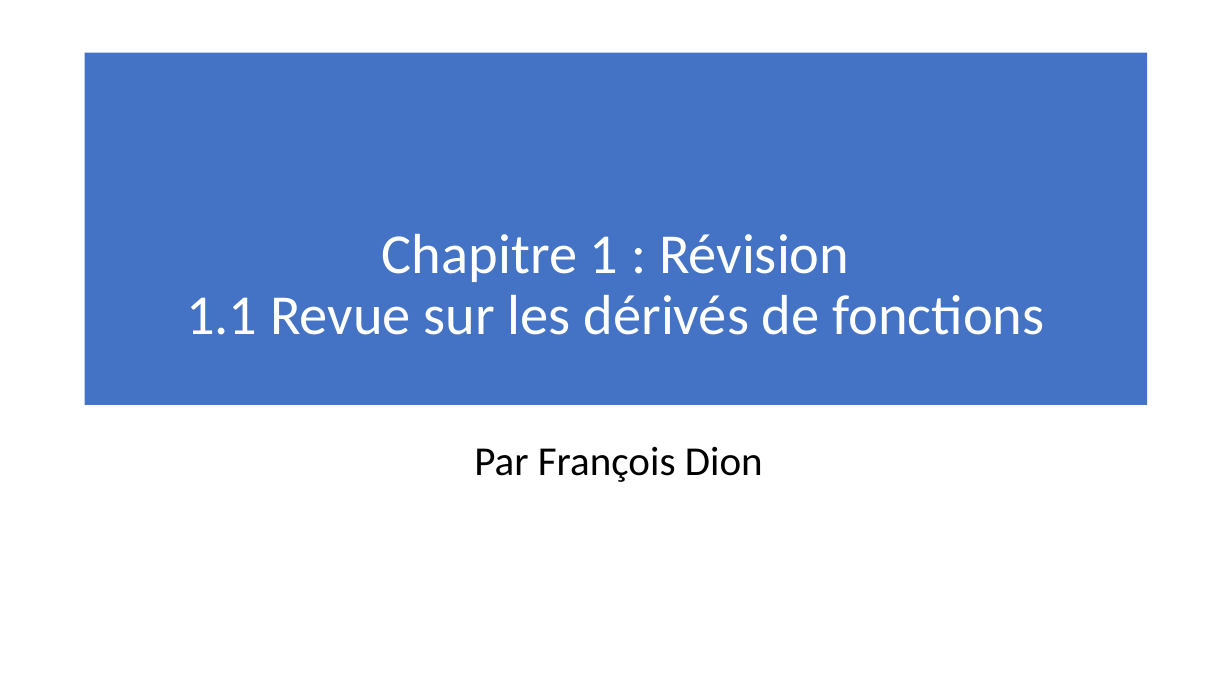
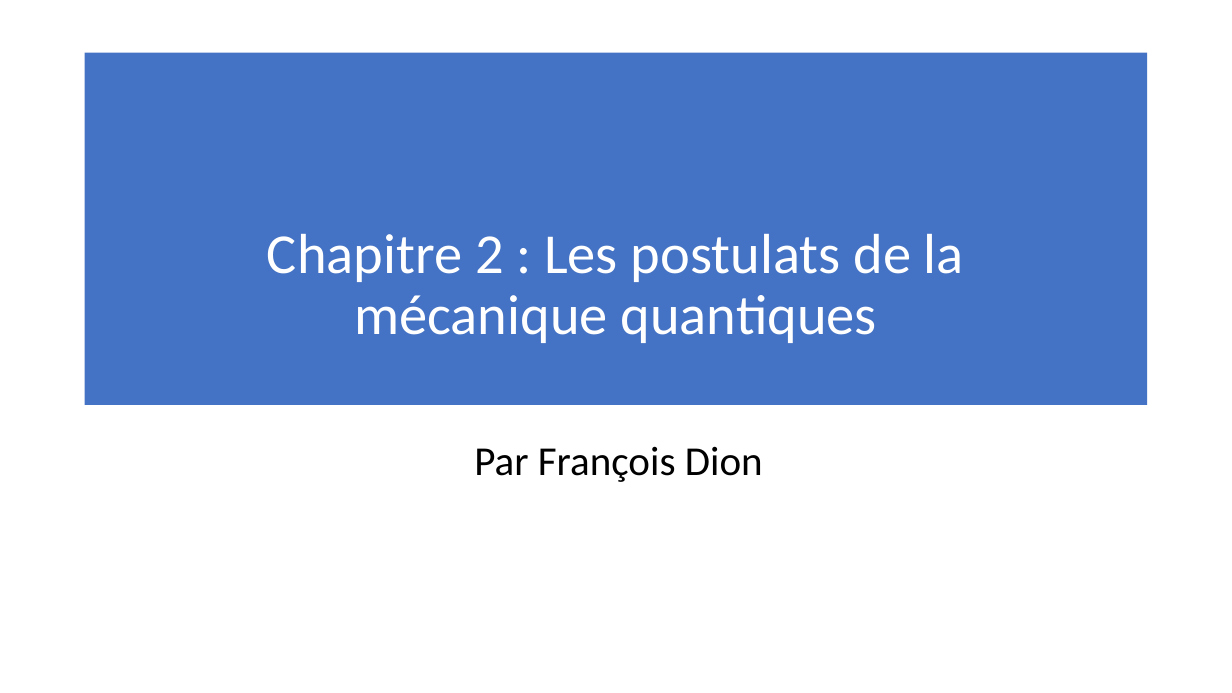
Before and after one commit to meitnerium/theochem, a slide deck: slide 1 of 2_Postultas/Postulats.pptx. Drawn at 1232x693 pixels with LibreOffice and Linux fonts; fonts in the diff are those of the drawing. Boxes give left, top, right and bottom in pixels: in the first picture for what was removed or moved away, otherwise in the second. Text is boxed around its words. In the diff, an @@ line names an element or a change of style, - is before the commit and + after.

```diff
--- a/2_Postultas/Postulats.pptx
+++ b/2_Postultas/Postulats.pptx
@@ title at (x1=267, y1=234, x2=964, y2=343): text changed @@
-Chapitre 1 : Révision
-1.1 Revue sur les dérivés de fonctions
+Chapitre 2 : Les postulats de la mécanique quantiques
```
Also in this commit, not shown: 1 other slide changed, 3 slides added, 2 slides removed.
